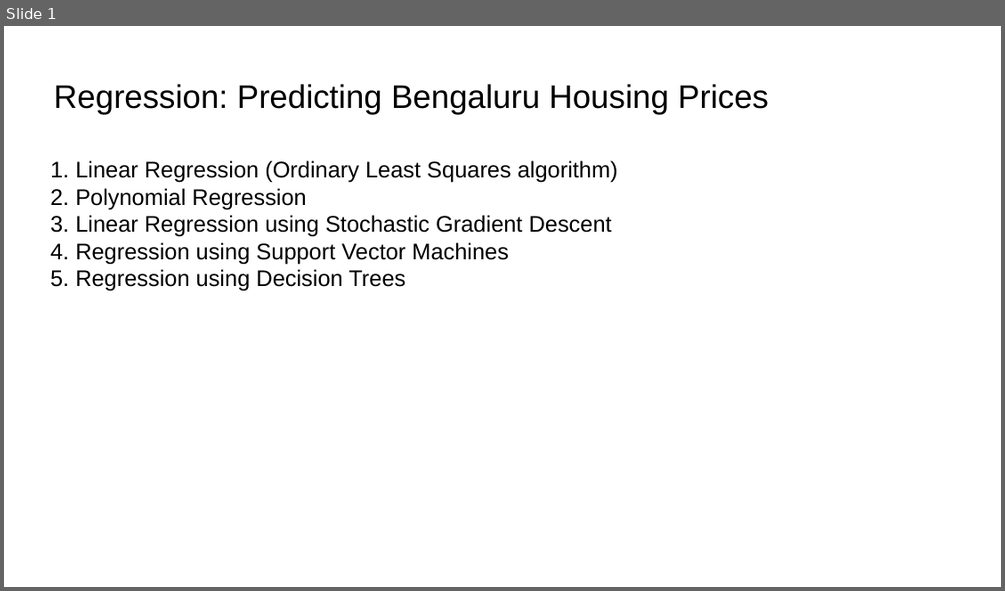
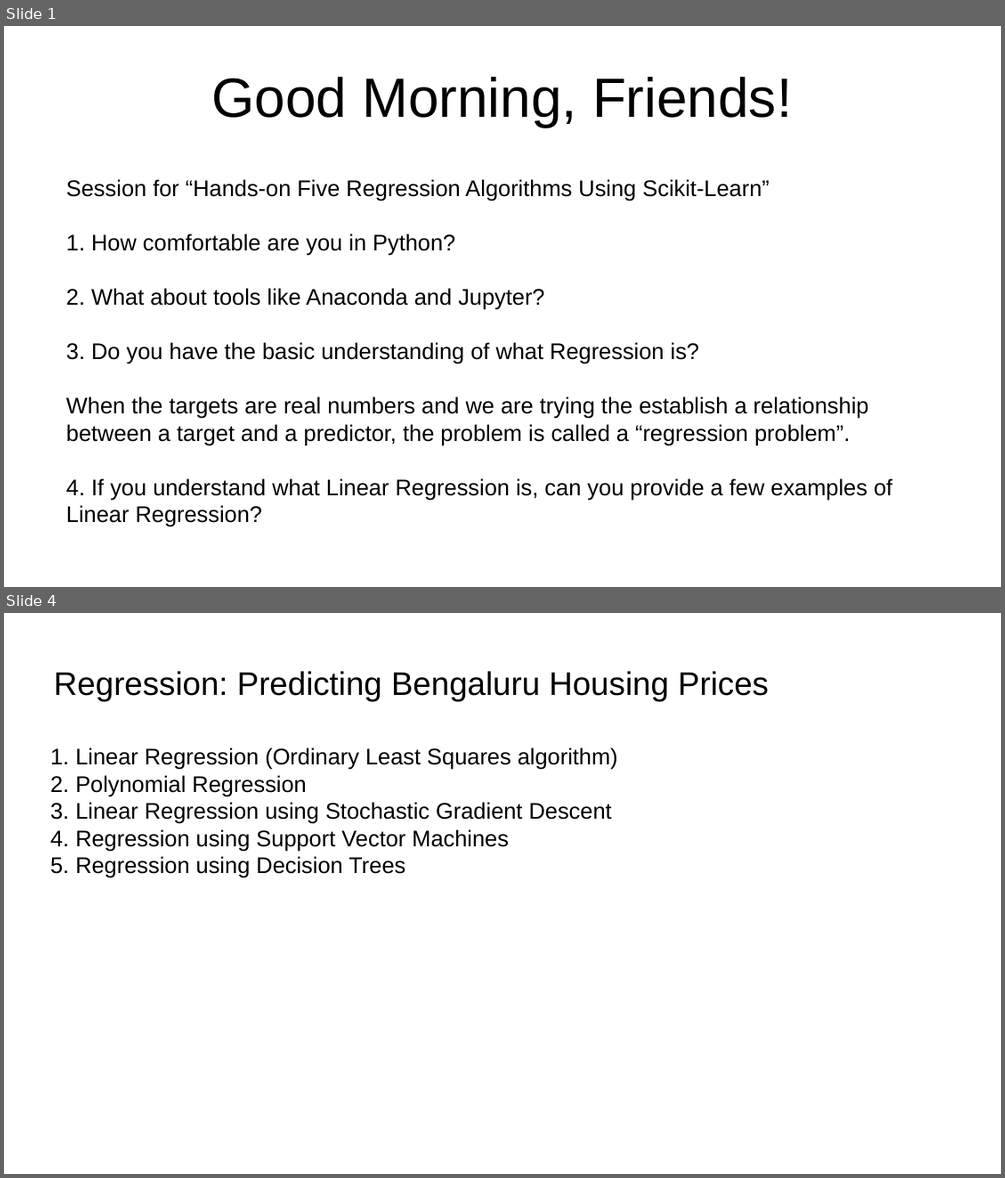
Before and after one commit to ashishjain1547/public_lessons_in_machine_learning, a slide deck: Regression/Hands-on 5 Regression Algorithms Using Scikit-Learn/Hands-on 5 Regression Algorithms Using Scikit-Learn.odp. Shown one above the other, each under a label of ours: slide 1 before the commit, slides 1 and 4 after it; the slides between them are not shown. The pictures are 1005x591 and 1005x1178 pixels, drawn with LibreOffice and Linux fonts; fonts in the diff are those of the drawing. Boxes give left, top, right and bottom in pixels: in the first picture for what was removed or moved away, otherwise in the second. Text is boxed around its words. In the diff, an @@ line names an element or a change of style, - is before the commit and + after.

```diff
--- a/Regression/Hands-on 5 Regression Algorithms Using Scikit-Learn/Hands-on 5 Regression Algorithms Using Scikit-Learn.odp
+++ b/Regression/Hands-on 5 Regression Algorithms Using Scikit-Learn/Hands-on 5 Regression Algorithms Using Scikit-Learn.odp
@@ slide 1 added at box(4, 26, 1001, 587), background #FFFFFF @@
@@ title added at box(212, 77, 792, 127), 44 pt, text #000000 @@
+Good Morning, Friends!
@@ text added at box(66, 179, 892, 523), 18 pt, text #000000 @@
+Session for “Hands-on Five Regression Algorithms Using Scikit-Learn”
+1. How comfortable are you in Python?
+2. What about tools like Anaconda and Jupyter?
+3. Do you have the basic understanding of what Regression is?
+When the targets are real numbers and we are trying the establish a relationship between a target and a predictor, the problem is called a “regression problem”.
+4. If you understand what Linear Regression is, can you provide a few examples of Linear Regression?
@@ what was slide 1 is now slide 4 @@
```
Also in this commit, not shown: 1 slide changed, 5 other slides added.
